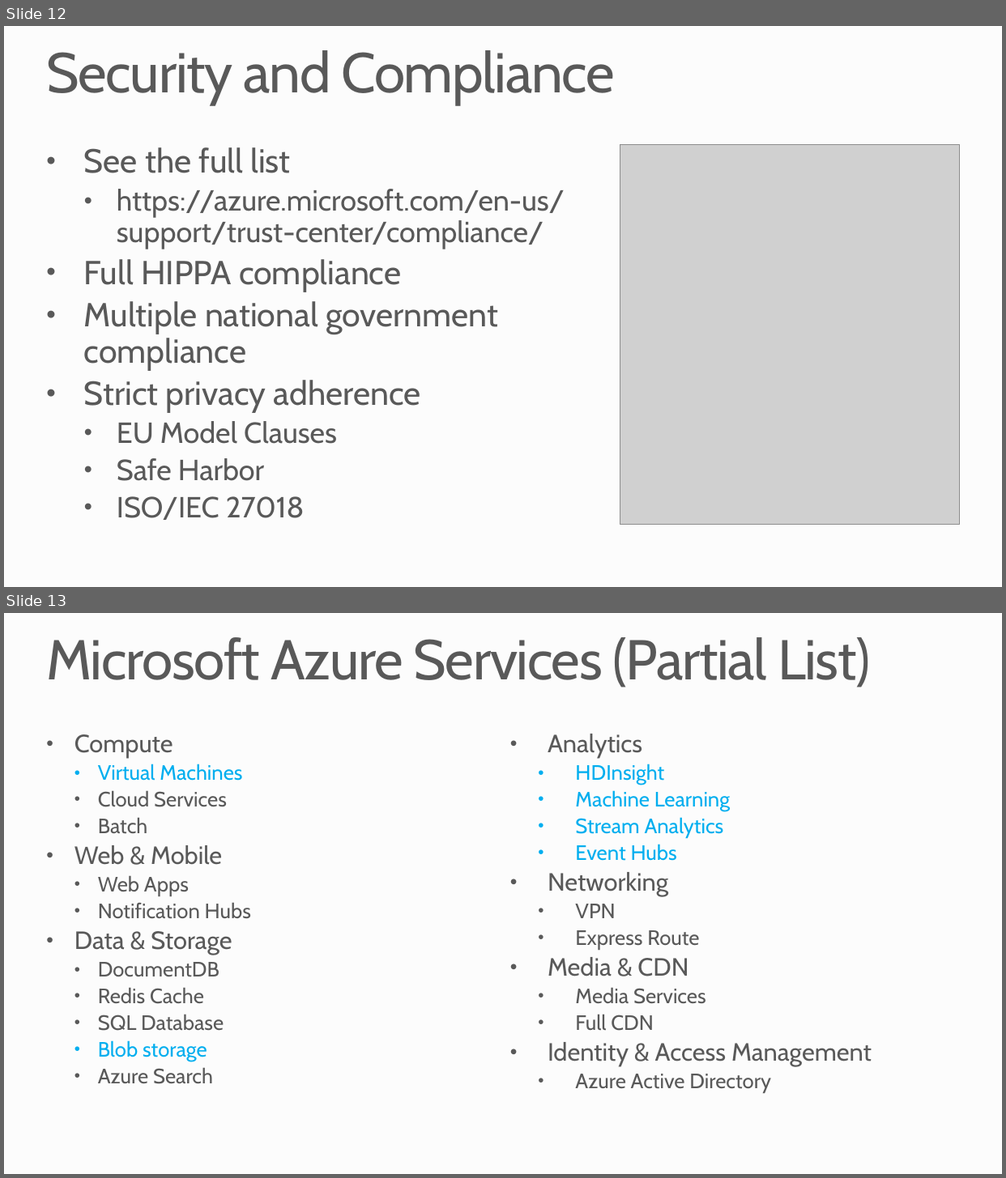
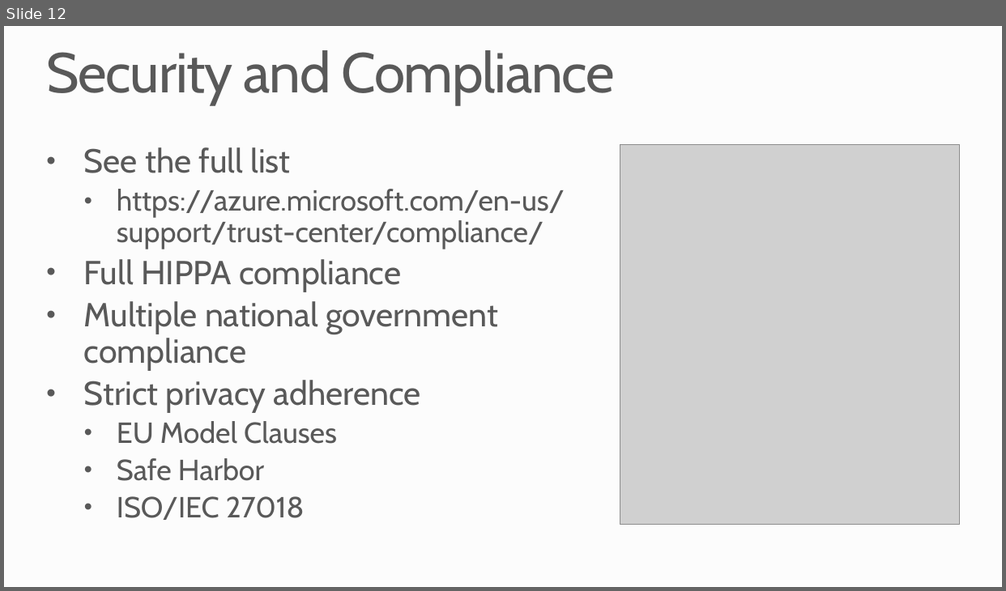
Before and after one commit to MSRConnections/Azure-training-course, a slide deck: Content/Introduction/Azure Overview.pptx. Shown one above the other, each under a label of ours: slides 12 and 13 before the commit, slide 12 after it. The pictures are 1006x1178 and 1006x591 pixels, drawn with LibreOffice and Linux fonts; fonts in the diff are those of the drawing; grey boxes stand for pictures; background and template pictures are left out. Boxes give left, top, right and bottom in pixels: in the first picture for what was removed or moved away, otherwise in the second. Text is boxed around its words. In the diff, an @@ line names an element or a change of style, - is before the commit and + after.

```diff
--- a/Content/Introduction/Azure Overview.pptx
+++ b/Content/Introduction/Azure Overview.pptx
@@ slide 13 removed at <box>4,613,1002,1174</box>, background #FCFCFC @@
@@ title removed at <box>46,637,870,688</box> @@
-Microsoft Azure Services (Partial List)
@@ text removed at <box>548,734,872,1093</box> @@
-• Analytics
-  • HDInsight
-  • Machine Learning
-  • Stream Analytics
-  • Event Hubs
-• Networking
-  • VPN
-  • Express Route
-• Media & CDN
-  • Media Services
-  • Full CDN
-• Identity & Access Management
-  • Azure Active Directory
@@ text removed at <box>74,735,251,1084</box> @@
-• Compute
-  • Virtual Machines
-  • Cloud Services
-  • Batch
-• Web & Mobile
-  • Web Apps
-  • Notification Hubs
-• Data & Storage
-  • DocumentDB
-  • Redis Cache
-  • SQL Database
-  • Blob storage
-  • Azure Search
```
Also in this commit, not shown: 3 slides changed.
